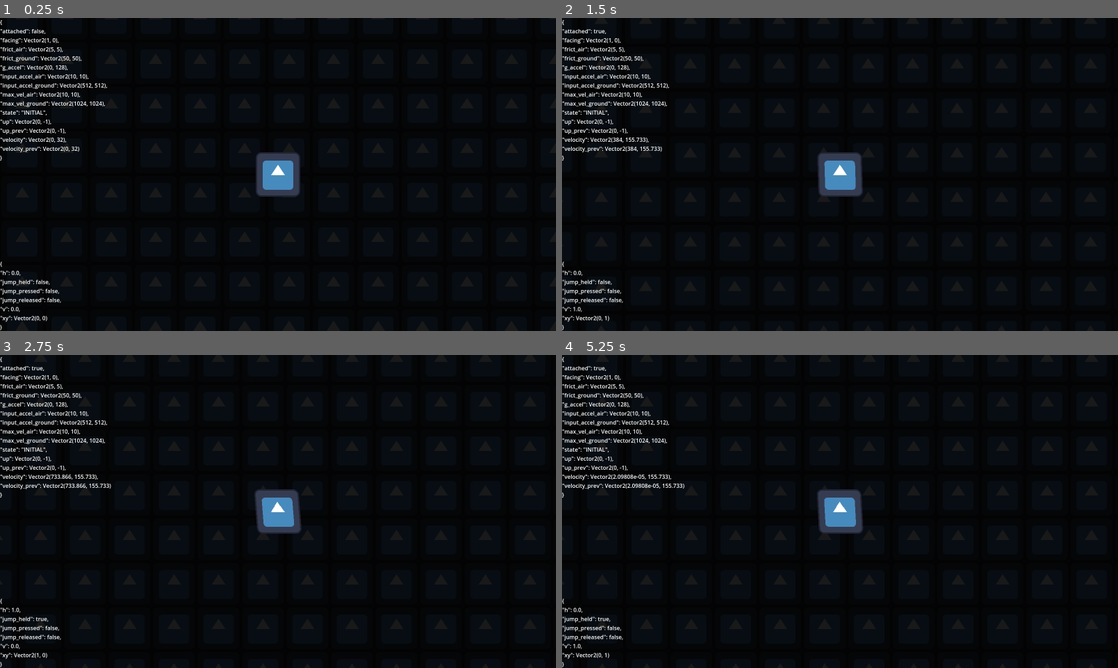
Above: before the commit, frames 1-4 (two rows, left to right).
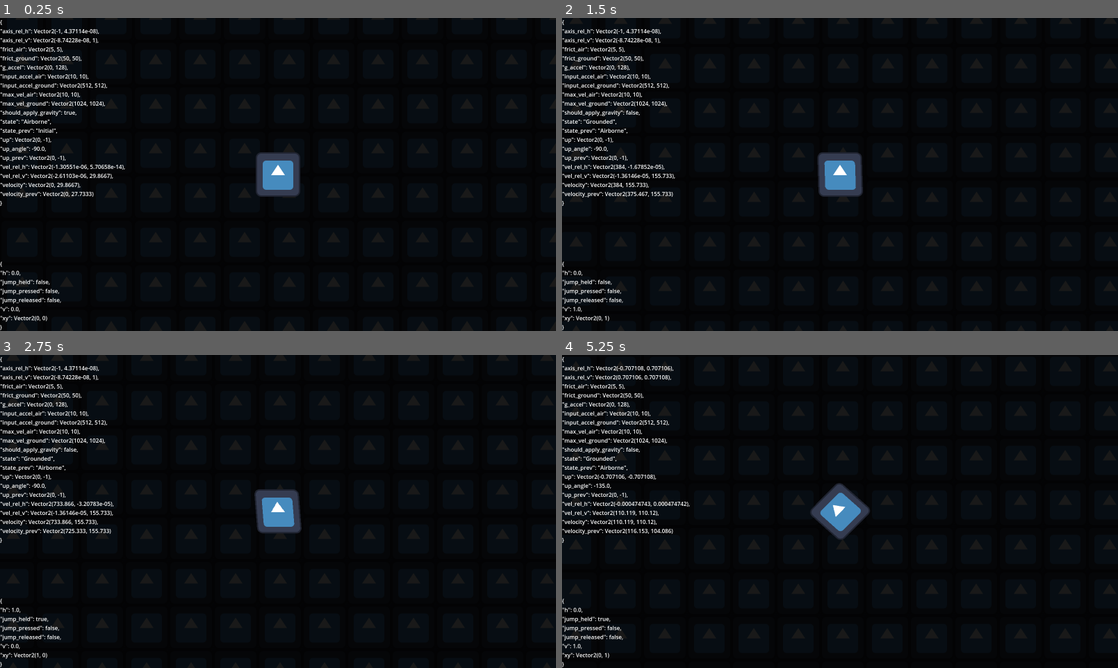
Above: after the commit, the same moments.

Repository: MechanicallyChallengedOrg/SlopesAndLoops
Game: Godot game, scene res://scenes/main.tscn
The game is run twice, just before and just after one commit, with the same random seed, the same clock (stepped at 60 frames per second) and the same inputs. The engine's default icon, where the game draws it, is replaced by a stand-in: a white triangle on a blue panel in a dark square.
Inputs:
- Up to frame 1 (0.25 s): no input
- Up to frame 2 (1.5 s): hold D (right) 0.53-1.28 s; hold Space (jump) 0.53-1.28 s; hold S (down) from 1.28 s (still down); tap Space (jump) at 1.35 s
- Up to frame 3 (2.75 s): tap Space (jump) at 1.52, 1.82 s; release S (down) at 2.03 s; hold D (right) from 2.03 s (still down); hold Space (jump) from 2.03 s (still down)
- Up to frame 4 (5.25 s): release D (right) at 2.78 s; release Space (jump) at 2.78 s; hold W (up) 2.78-3.53 s; tap Space (jump) at 2.85, 3.02, 3.32, 4.35, 4.52, 4.82 s; hold Space (jump) 3.53-4.28 s; hold A (left) 3.53-5.03 s; hold S (down) from 5.03 s (still down); hold Space (jump) from 5.03 s (still down)

The runs differ from the first frame. In frame 1, 1.5% of the frame differs, in the area x 0-23%, y 3-60%; in frame 2, 1.6%; in frame 3, 1.6%; in frame 4, 2.4%, in the area x 0-56%, y 3-60%.

Commit message:
using 3 ray casts instead of one for some edge cases

Diff:
--- a/godot4/gdscript/zaft/scenes/player.tscn
+++ b/godot4/gdscript/zaft/scenes/player.tscn
@@ -32,6 +32,18 @@
 [node name="Rays" type="Node2D" parent="."]
 
 [node name="CenterDown" type="RayCast2D" parent="Rays"]
-target_position = Vector2(0, 63)
+target_position = Vector2(0, 65)
 collide_with_areas = true
 collide_with_bodies = false
+
+[node name="LeftDown" type="RayCast2D" parent="Rays"]
+position = Vector2(-64, 0)
+target_position = Vector2(0, 64)
+collide_with_areas = true
+collide_with_bodies = false
+
+[node name="RightDown" type="RayCast2D" parent="Rays"]
+position = Vector2(64, 0)
+target_position = Vector2(0, 64)
+collide_with_areas = true
+collide_with_bodies = false
--- a/godot4/gdscript/zaft/scripts/main-camera-scene.gd
+++ b/godot4/gdscript/zaft/scripts/main-camera-scene.gd
@@ -3,7 +3,7 @@
 @export var follow_node : Node2D :
   set(n): follow_node = n; set_process(follow_node != null)
 
-@export var follow_speed : float = 10000.0
+@export var follow_speed : float = 100.0
 
 func _ready() -> void:
   set_process(follow_node != null)
--- a/godot4/gdscript/zaft/scripts/player-character-movement-node.gd
+++ b/godot4/gdscript/zaft/scripts/player-character-movement-node.gd
@@ -2,32 +2,85 @@
 
 @onready var player : PlayerCharacterScene = owner
 
+func update_rays():
+  if player.ray_center_down.is_colliding():
+    player.ray_left_down.add_exception(player.ray_center_down.get_collider())
+    player.ray_right_down.add_exception(player.ray_center_down.get_collider())
+  else:
+    player.ray_left_down.clear_exceptions()
+    player.ray_right_down.clear_exceptions()
+
 func _physics_process(delta: float) -> void:
+  update_rays()
   player.stats.velocity = player.velocity
-  player.velocity = bound_velocity(player.velocity + vel_delta_per_frame(delta))
+  if player.stats.state == player.stats.STATE.Initial: physics_process_initial(delta)
+  elif player.stats.state == player.stats.STATE.Grounded: physics_process_grounded(delta)
+  elif player.stats.state == player.stats.STATE.Airborne: physics_process_airborne(delta)
+  else: printerr("player in unknown state!")
+  player.stats.velocity = player.velocity
+
+func physics_process_initial(_delta:float):
+  if not player.ray_center_down.is_colliding():
+    player.stats.state = player.stats.STATE.Airborne
+  else:
+    player.stats.state = player.stats.STATE.Grounded
+
+func rotate_if_needed(colliding_ray:RayCast2D):
+  var collision_normal := colliding_ray.get_collision_normal()
+  if collision_normal != player.stats.up:
+    player.stats.up = collision_normal
+    player.rotate(player_rotation_from_prev())
+    player.velocity = player.velocity.rotated(player_rotation_from_prev())
+
+func snap_to_collision_point_if_needed(colliding_ray:RayCast2D):
+  player.position = colliding_ray.get_collision_point() + (64.0 * player.stats.up)
+
+func physics_process_grounded(delta:float):
+  var colliding_ray := get_prioritized_ground_collision()
+  if colliding_ray == null: return may_leave_floor()
+  player.velocity = bound_velocity(player.velocity + accel_per_frame(delta))
+  rotate_if_needed(colliding_ray)
+  snap_to_collision_point_if_needed(colliding_ray)
   player.move_and_slide()
-  snap_to_floor()
-  player.stats.velocity = player.velocity
-  player.stats.velocity_prev = player.stats.velocity
+  may_leave_floor()
 
-func player_rotation_from_prev() -> float: return player.stats.up_prev.angle_to(player.stats.up)
-func player_rotation_from_up() -> float: return Vector2.UP.angle_to(player.stats.up)
+# collision with ground prioritizes the direction of player movement
+func get_prioritized_ground_collision() -> RayCast2D:
+  var moving_right : Array[RayCast2D] = [player.ray_right_down, player.ray_center_down, player.ray_left_down]
+  var moving_left : Array[RayCast2D] = [player.ray_left_down, player.ray_center_down, player.ray_right_down]
+  var moving_none : Array[RayCast2D] = [player.ray_center_down, player.ray_right_down, player.ray_left_down]
+  var prio_rays : Array[RayCast2D]
+  var vel_rel_h := player.stats.vel_rel_h()
+  if vel_rel_h.is_zero_approx(): prio_rays = moving_none
+  elif vel_rel_h.x < 0: prio_rays = moving_left
+  else: prio_rays = moving_right
+  for ray : RayCast2D in prio_rays: if ray.is_colliding(): return ray
+  return null
 
-func snap_to_floor():
+func physics_process_airborne(delta:float):
+  player.velocity = bound_velocity(player.velocity + accel_per_frame(delta))
+  player.move_and_slide()
+  may_snap_to_floor()
+
+func player_rotation_from_prev() -> float:
+  return player.stats.up_prev.angle_to(player.stats.up)
+
+func player_rotation_from_up() -> float:
+  return Vector2.UP.angle_to(player.stats.up)
+
+func may_leave_floor():
+  if false:
+    player.stats.state = player.stats.STATE.Airborne
+
+func may_snap_to_floor():
   if player.ray_center_down.is_colliding():
-    player.stats.up_prev = player.stats.up
-    player.stats.up = player.ray_center_down.get_collision_normal()
-    player.rotate(player_rotation_from_prev())
-    print(player.velocity)
-    player.velocity = player.velocity.rotated(player_rotation_from_prev())
-    print(player.velocity)
-    player.position = player.ray_center_down.get_collision_point() + (64.0 * player.stats.up)
-    player.stats.attached = true
+    player.stats.state = player.stats.STATE.Grounded
 
 func bound_velocity(vel:Vector2) -> Vector2:
   return vel.clamp(-player.stats.max_vel_ground, player.stats.max_vel_ground)
 
-func vel_delta_per_frame(delta:float) -> Vector2:
+# real world xy acceleration (delta vel) per frame
+func accel_per_frame(delta:float) -> Vector2:
   return (x_accel() * delta) + (y_accel() * delta)
 
 # acceleration (delta vel) per frame alongside the player relative horizontal axis
@@ -47,7 +100,7 @@
 # acceleration (delta vel) per frame alongside the player relative vertical axis
 func v_accel() -> Vector2:
   var result := Vector2.ZERO
-  if player.stats.attached: result = Vector2.ZERO
+  if not player.stats.should_apply_gravity(): result = Vector2.ZERO
   else: result = Vector2(0.0, player.stats.g_accel.y)
   return result
 
--- a/godot4/gdscript/zaft/scripts/player-character-scene.gd
+++ b/godot4/gdscript/zaft/scripts/player-character-scene.gd
@@ -4,8 +4,9 @@
 @onready var input : PlayerCharacterInputNode = $Logic/Input
 @onready var movement : PlayerCharacterMovementNode = $Logic/Movement
 @onready var ray_center_down : RayCast2D = $Rays/CenterDown
+@onready var ray_right_down : RayCast2D = $Rays/RightDown
+@onready var ray_left_down : RayCast2D = $Rays/LeftDown
 @onready var sprite : Sprite2D = $Visual/Head
 
 func _process(_delta: float) -> void:
-  if ray_center_down.is_colliding():
-    print(ray_center_down.get_collider())
+  pass
--- a/godot4/gdscript/zaft/scripts/player-character-stats-resource.gd
+++ b/godot4/gdscript/zaft/scripts/player-character-stats-resource.gd
@@ -1,30 +1,72 @@
 class_name PlayerCharacterStatsResource extends Resource
 
-enum PLAYER_STATES { INITIAL = 0, GROUND, AIR }
+enum STATE {
+  Initial = 0,  # unknown, player just spawned
+  Grounded,     # attached to ground - gravity does NOT apply
+  Airborne      # falling/jumping - gravity applies
+}
 
-var current_state := PLAYER_STATES.INITIAL
-var velocity := Vector2.ZERO
+func should_apply_gravity() -> bool:
+  return state == STATE.Airborne
+
+func axis_rel_h() -> Vector2:
+  return up.rotated(-PI/2.0)
+
+func axis_rel_v() -> Vector2:
+  return up.rotated(PI)
+
+func vel_rel_h() -> Vector2:
+  return velocity.project(axis_rel_h())
+
+func vel_rel_v() -> Vector2:
+  return velocity.project(axis_rel_v())
+
+func up_angle() -> float:
+  return rad_to_deg(Vector2.RIGHT.angle_to(up))
+
+var state := STATE.Initial :
+  set(v):
+    if state == v: return
+    state_prev = state
+    state = v
+var state_prev := STATE.Initial
+
+# real world
+var velocity := Vector2.ZERO :
+  set(v):
+    if velocity == v: return
+    velocity_prev = velocity
+    velocity = v
 var velocity_prev := Vector2.ZERO
-var up := Vector2.UP
+var up := Vector2.UP :
+  set(v):
+    if up == v: return
+    up_prev = up
+    up = v
 var up_prev := Vector2.UP
-var facing := Vector2.RIGHT
-var attached := false
+var facing_prev := Vector2.RIGHT
+var g_accel := Vector2(0.0, 128.0)
+
+# relative to player
+var max_vel_air := Vector2(10.0, 10.0)
+var max_vel_ground := 8.0 * Vector2(128.0, 128.0)
 var input_accel_ground := 4.0 * Vector2(128.0, 128.0)
 var input_accel_air := Vector2(10.0, 10.0)
 var frict_ground := Vector2(50.0, 50.0)
 var frict_air := Vector2(5.0, 5.0)
-var max_vel_air := Vector2(10.0, 10.0)
-var max_vel_ground := 8.0 * Vector2(128.0, 128.0)
-var g_accel := Vector2(0.0, 128.0)
 
 func _to_string() -> String:
   return var_to_str({
     "velocity":velocity,
+    "vel_rel_h":vel_rel_h(),
+    "vel_rel_v":vel_rel_v(),
+    "axis_rel_h":axis_rel_h(),
+    "axis_rel_v":axis_rel_v(),
+    "should_apply_gravity":should_apply_gravity(),
     "velocity_prev":velocity_prev,
     "up":up,
     "up_prev":up_prev,
-    "facing":facing,
-    "attached":attached,
+    "up_angle":up_angle(),
     "max_vel_ground":max_vel_ground,
     "max_vel_air":max_vel_air,
     "input_accel_ground":input_accel_ground,
@@ -32,5 +74,6 @@
     "frict_ground":frict_ground,
     "frict_air":frict_air,
     "g_accel":g_accel,
-    "state":PLAYER_STATES.find_key(current_state)
+    "state":STATE.find_key(state),
+    "state_prev":STATE.find_key(state_prev)
   })
